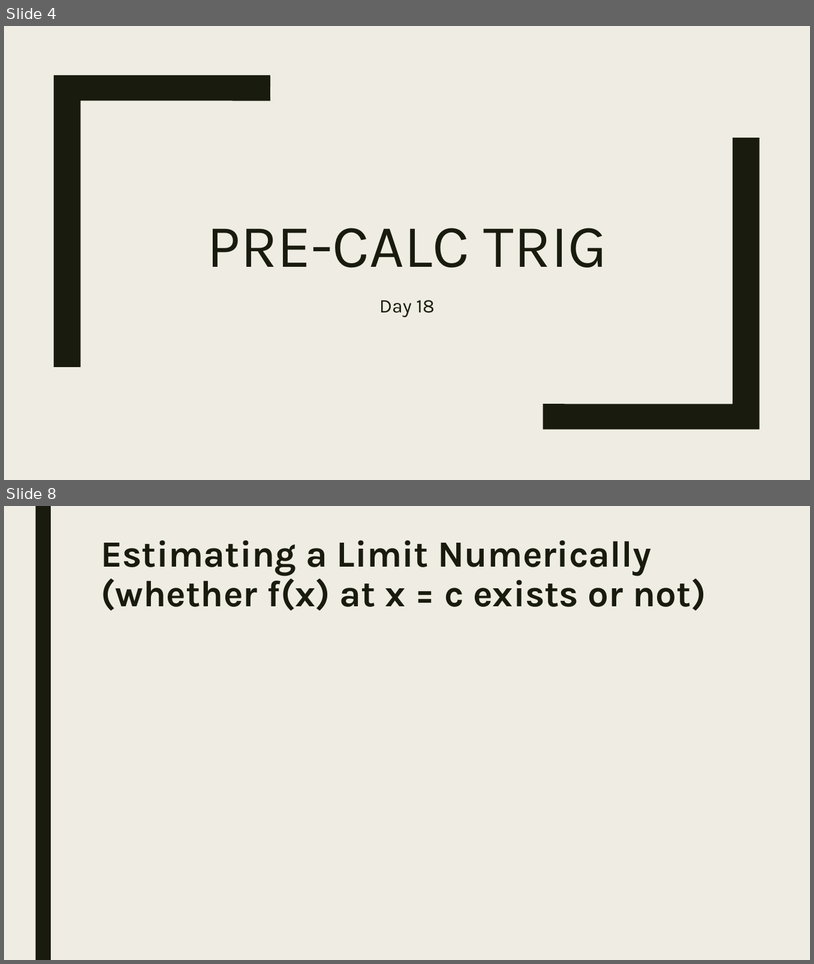
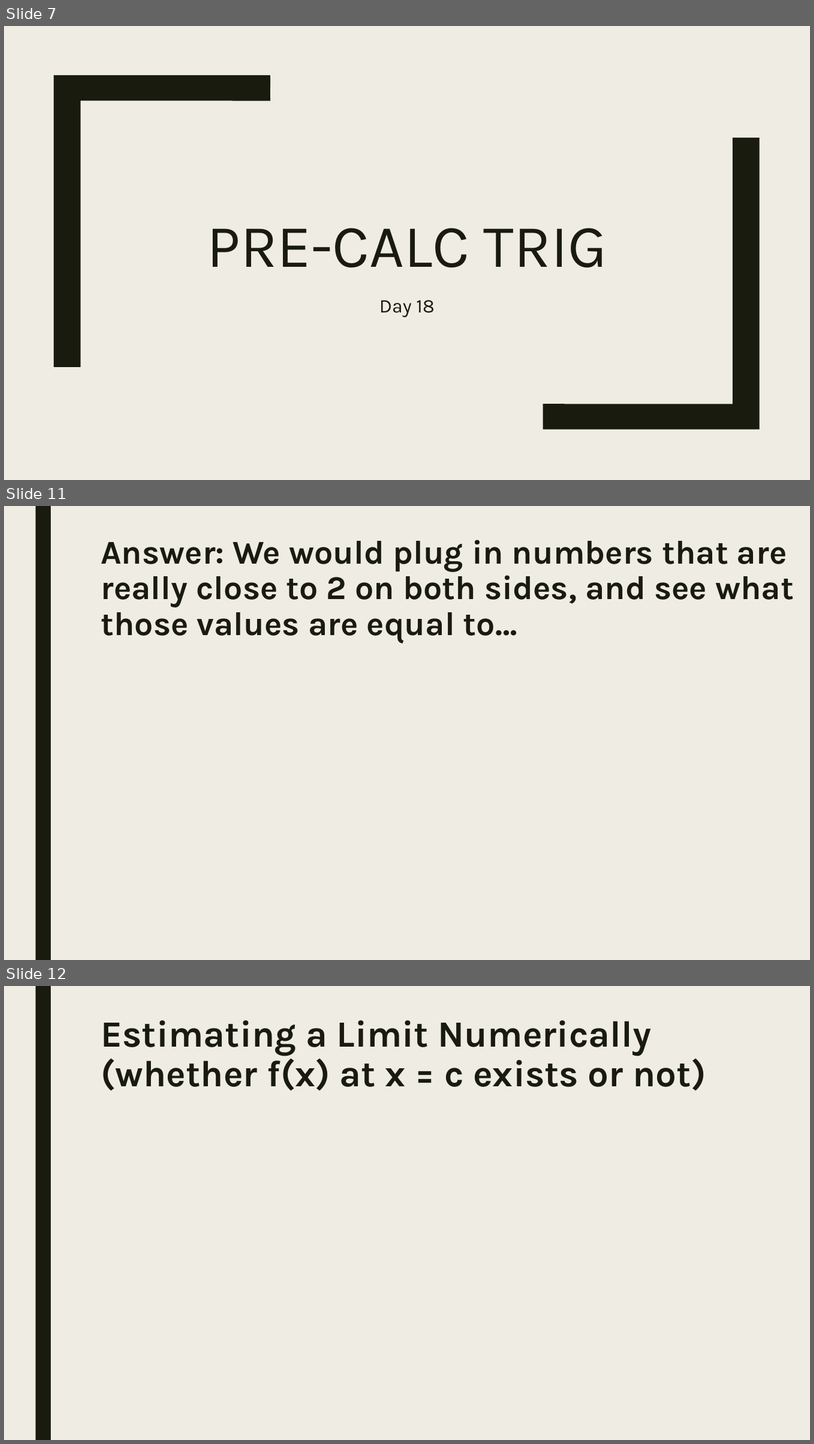
Before and after one commit to codecuddy/pre_calc, a slide deck: _PowerPoints/1st Semester/Unit 2 Polynomials/PreCalc_Day_018 12.1 Limits Intro Calculus.pptx. Shown one above the other, each under a label of ours: slides 4 and 8 before the commit, slides 7, 11 and 12 after it; the slides between them are not shown. The pictures are 814x964 and 814x1444 pixels, drawn with LibreOffice and Linux fonts; fonts in the diff are those of the drawing; grey boxes stand for pictures. Boxes give left, top, right and bottom in pixels: in the first picture for what was removed or moved away, otherwise in the second. Text is boxed around its words. In the diff, an @@ line names an element or a change of style, - is before the commit and + after.

```diff
--- a/_PowerPoints/1st Semester/Unit 2 Polynomials/PreCalc_Day_018 12.1 Limits Intro Calculus.pptx
+++ b/_PowerPoints/1st Semester/Unit 2 Polynomials/PreCalc_Day_018 12.1 Limits Intro Calculus.pptx
@@ slide 11 added at (x1=4, y1=506, x2=810, y2=960), background #EFEDE3; not listed: 1 template element that a slide beside it also shows @@
@@ title added at (x1=101, y1=540, x2=794, y2=643), 39.6 pt, text #191B0E, bold @@
+Answer: We would plug in numbers that are really close to 2 on both sides, and see what those values are equal to…
@@ what was slide 4 is now slide 7 @@
@@ what was slide 8 is now slide 12 @@
```
Also in this commit, not shown: 7 slides changed, 7 other slides added, 2 slides removed, 41 other files.
